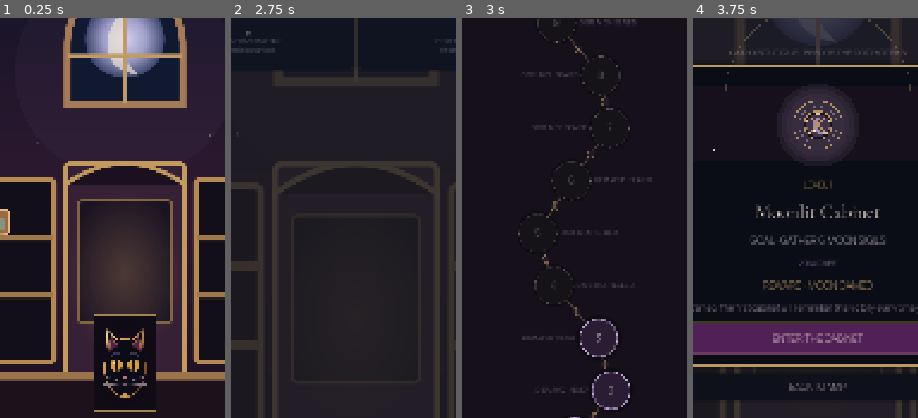
Above: before the commit, frames 1-4 (left to right).
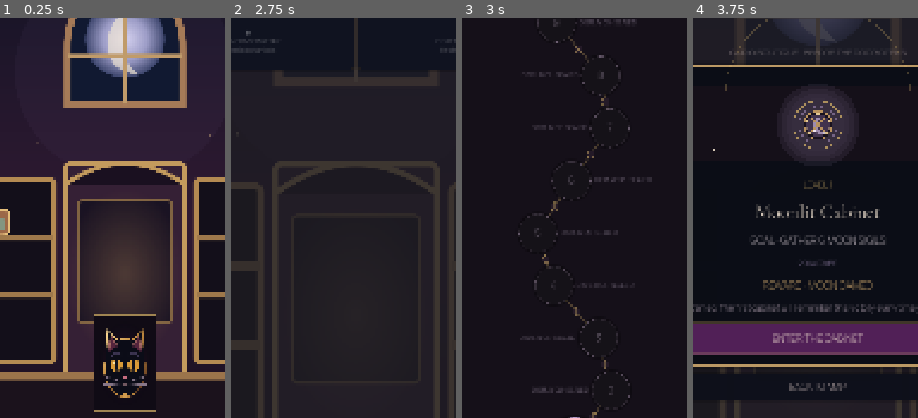
Above: after the commit, the same moments.

Repository: Jay-prodesign/akilta-match3
Game: Godot game, scene res://src/app/app_bootstrap.tscn
The game is run twice, just before and just after one commit, with the same random seed, the same clock (stepped at 60 frames per second) and the same inputs.
Inputs:
- Up to frame 1 (0.25 s): no input
- Up to frame 2 (2.75 s): click "RELIQUARY · 0 / 3" at 0.5 s; click "BACK TO THE HOUSE" at 1.25 s; click "OPEN CURIO MAP" at 2 s
- Up to frame 3 (3 s): click "✦ CURIO BOUTIQUE Rare finds ·…" at 2.75 s
- Up to frame 4 (3.75 s): click "1" at 3.5 s
The pictures show only the part of the screen within x 22-72%, y 24-74%; the shares and areas given below are measured in that part.

Frames 1-2 are identical in both runs. In frame 3, 2.8% of the frame differs, in the area x 25-75%, y 75-98%; in frame 4, nothing differs.

Commit message:
fix(progression): keep later levels sealed until the Level 1 board is approved

Diff:
--- a/src/app/app_bootstrap.gd
+++ b/src/app/app_bootstrap.gd
@@ -29,7 +29,7 @@
 var _current_screen: Node
 var _settings_screen: Node
 var _pending_level_number: int = 0
-const TEST_LEVEL_COUNT := 3
+const TEST_LEVEL_COUNT := 1
 
 @onready var screen_host: Node = $ScreenHost
 
